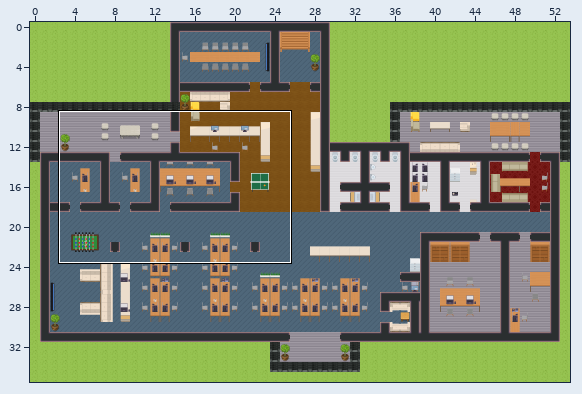
Tiled map (JSON) -- elunic-office.tmj. Above, an overview of the earlier version with the close-up marked.
Close-up. Old version:
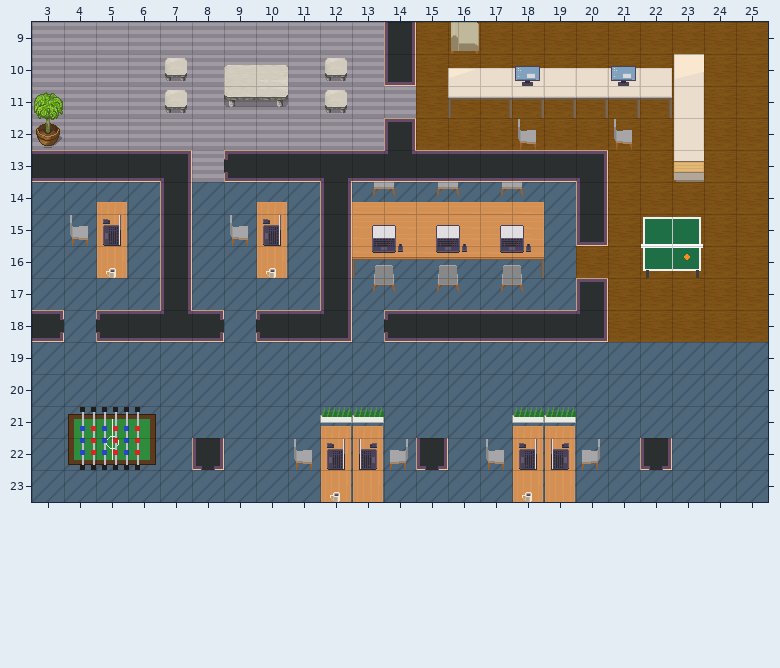
Cells are 32x32 px. Shown: x 3..25, y 9..23.
After the commit:
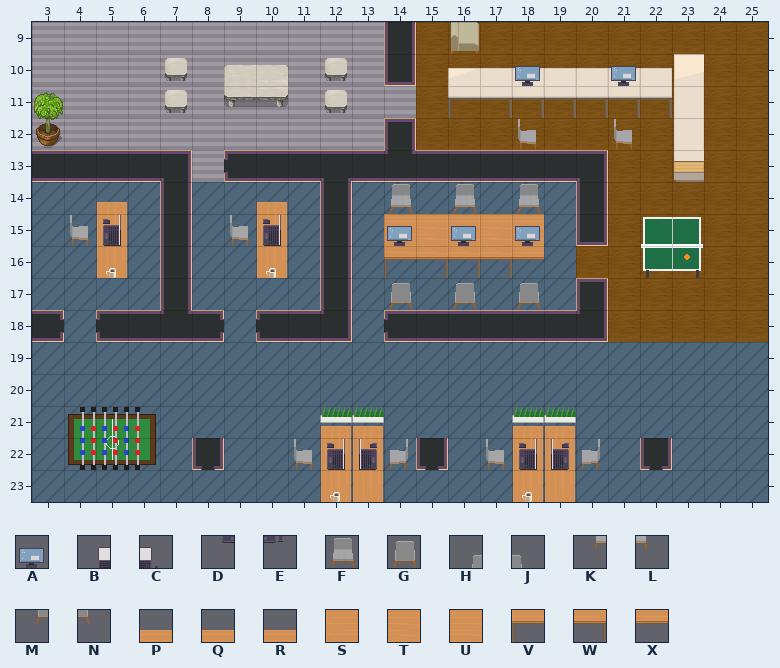
Key: from "WA_Miscellaneous": A 1, B 2, C 3, D 12, E 13; from "WA_Seats": F 117, G 118, H 123, J 124, K 134, L 135, M 136, N 137; from "WA_Tables": P 0, Q 1, R 3, S 10, T 11, U 13, V 20, W 21, X 23.
_ is an empty cell.
Tiles replaced or removed in this view: B, C, D, E, H, J, K, L, M, N, P, Q, R, S, T, U, V, W, X.
The edit:
Changed rows in their new state; . is an unchanged cell.
Layer "furniture/furniture1":
first column x 13:
15 _STTTU
16 _VWWWX
Layer "furniture/furniture2":
first column x 13:
14 _F_F_F
15 .A.A.A
16 ______
17 _G_G_G
Layer "furniture/furniture3":
first column x 13:
15 ______
16 ______
Layer "above/above1":
first column x 13:
14 ______
Pixel boxes of the changes (left, top, right, bottom) in both close-ups:
changed: (352, 182, 544, 310)
